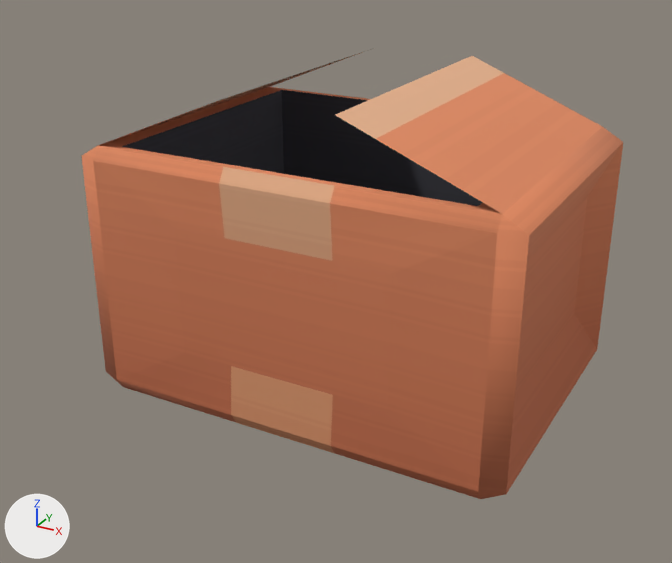
One commit to the glTF model assets/models/props/prp_cache_chest_open.glb: the scene before it, then after it.
The view is the same before and after, from a 50 mm lens placed at (0.999, -1.931, 1.21), pointed at (-0.025, -0.069, 0.28). The lights are fixed; the arrows at lower left show +X, +Y and +Z. The picture after the commit comes second. Vertices at exactly the same position are counted once.

The older version as bpy lines, for what is in view:
```python
me_box_large_open_002 = bpy.data.meshes.new('box-large-open.002')
me_box_large_open_002.from_pydata(...)  # 91 vertices, 148 faces; spans x -0.54..0.54, y -0.385..0.385, z 0.0..0.78
me_box_large_open_002.materials.append(mat_colormap_027)  # picture img_colormap
ob_mesh = bpy.data.objects.new('Mesh', me_box_large_open_002)
ob_mesh.location = (0.0, 0.0, 0.0)
```
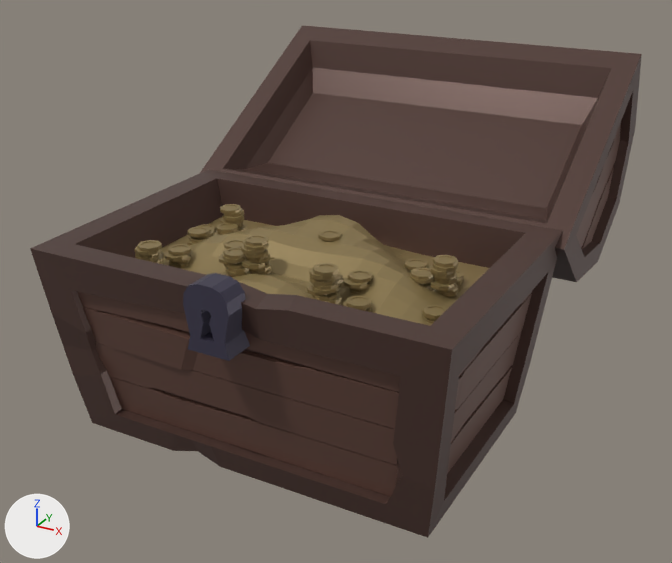
The change in detail:
Material 'DarkWood.002' (mat_darkwood_002) is new.
Its base color is (0.0954, 0.0506, 0.0406) (brown #574039).
Its metallic is 0.4.
Its roughness is 0.415.
Material 'Wood.035' (mat_wood_035) is new.
Its base color is (0.162, 0.0832, 0.0634) (brown #705147).
Its metallic is 0.4.
Its roughness is 0.415.
Material 'Metal.002' (mat_metal_002) is new.
Its base color is (0.0616, 0.0547, 0.0919) (greyish blue #464255).
Its metallic is 0.4.
Its roughness is 0.415.
Material 'Gold' (mat_gold) is new.
Its base color is (0.294, 0.215, 0.0892) (brown #948054).
Its metallic is 0.4.
Its roughness is 0.415.
me_box_large_open_002 is used by ob_mesh; location (0.0, 0.0, 0.0).
me_box_large_open_002 had 91 vertices, 148 faces and spanned x -0.54..0.54, y -0.385..0.385, z 0.0..0.78.
me_box_large_open_002 no longer uses material mat_colormap_027 (picture img_colormap).
me_box_large_open_002 now has 12011 vertices, 22512 faces and spans x -0.59..0.59, y -0.741..0.741, z 0.0..0.899.
me_box_large_open_002 part 1: the loose piece of 87 vertices spanning x -0.54..0.54, y -0.385..0.385, z 0.0..0.78 is rebuilt with 184 vertices and now spans x -0.574..0.569, y -0.694..0.079, z 0.0..0.538, in mat_darkwood_002 (brown #574039).
me_box_large_open_002 part 2: the loose piece of 4 vertices spanning x 0.135..0.224, y -0.366..0.366, z 0.744..0.78 is deleted.
me_box_large_open_002 part 3: 11827 vertices added at x -0.59..0.59, y -0.741..0.741, z 0.062..0.899.
me_box_large_open_002 gains material mat_darkwood_002 (brown #574039).
me_box_large_open_002 gains material mat_wood_035 (brown #705147).
me_box_large_open_002 gains material mat_metal_002 (greyish blue #464255).
me_box_large_open_002 gains material mat_gold (brown #948054).
Object 'Mesh' (ob_mesh) is rescaled from (1.0, 1.0, 1.0) to (0.867, 0.867, 0.867).

Where the change shows, as pixel boxes [x1, y1, x2, y2] in the pictures (672 x 563 px):
'Mesh', reshaped, rescaled, recoloured (13% wider, 14% taller)
    before: [81, 48, 623, 499]
    after: [30, 25, 642, 538]
part 1 of me_box_large_open_002, rebuilt (18% shorter)
    before: [81, 48, 623, 499]
    after: [30, 169, 563, 538]
part 2 of me_box_large_open_002, deleted (beige)
    before: [335, 56, 503, 139]
part 3 of me_box_large_open_002, added
    after: [77, 25, 642, 497]
